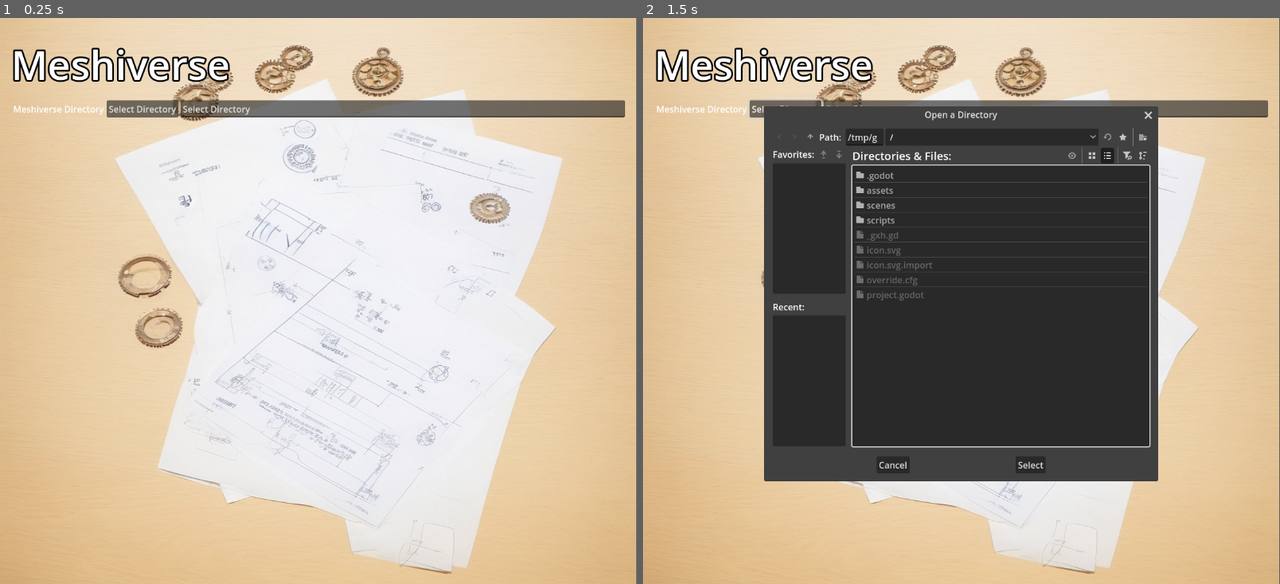
Above: before the commit, frames 1-2 (left to right).
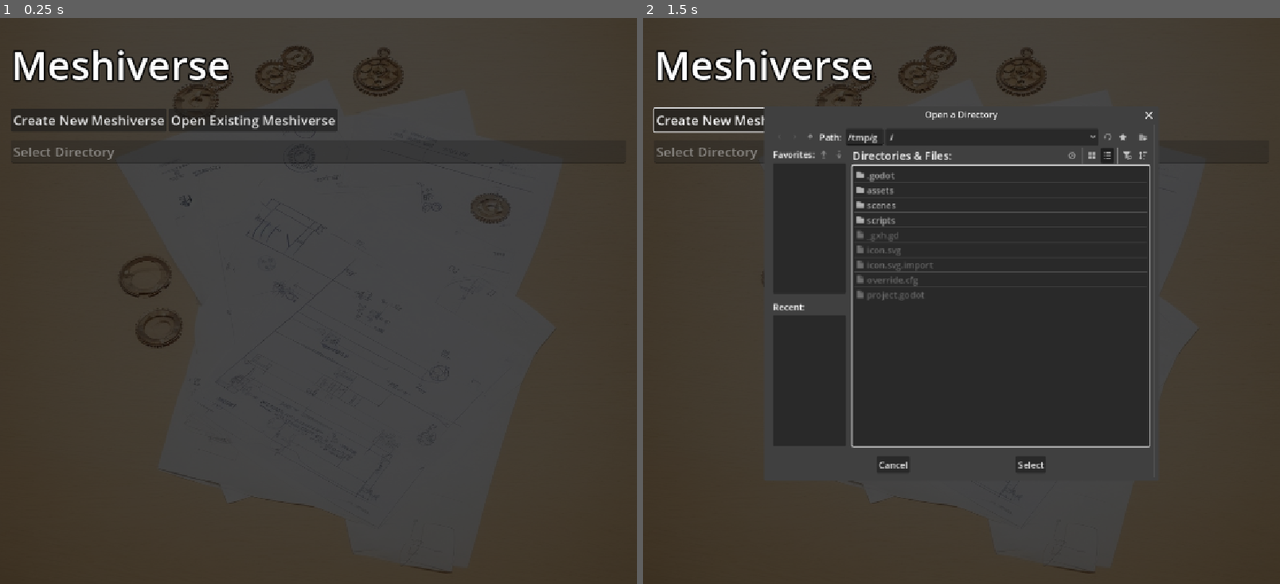
Above: after the commit, the same moments.

Repository: Discordanian/meshiverse
Game: Godot game, scene res://scenes/settings.tscn
Two runs of this game, one before a commit and one after it. Both use one fixed random seed, a clock stepped at 60 frames per second and the inputs below.
Inputs (mouse positions are in pixels of both pictures, inside the frame that each line leads up to):
- Up to frame 1 (0.25 s): no input
- Up to frame 2 (1.5 s): click "Select Directory" (after the commit: "Create New Meshiverse") at 0.5 s; click (897, 119) at 1.25 s, where only the run after the commit has a clickable "Open Existing Meshiverse"
In our replay, the window is 799x711 before the commit and 800x711 after it. These sizes can differ from the game's own. Grey fills any space a smaller window leaves; there, only what the larger window draws over its background counts as a difference.

The runs differ from the first frame. In frame 1, 99% of the frame differs, in the area x 0-100%, y 0-100%; in frame 2, 59%.

Commit message:
New Open Buttons

Diff:
--- a/godot/project.godot
+++ b/godot/project.godot
@@ -18,3 +18,4 @@
 [display]
 
 window/size/viewport_height=1024
+window/stretch/mode="canvas_items"
--- a/godot/scenes/settings.tscn
+++ b/godot/scenes/settings.tscn
@@ -15,7 +15,8 @@
 grow_vertical = 2
 script = ExtResource("1_r6d6q")
 
-[node name="TextureRect" type="TextureRect" parent="."]
+[node name="SettingWallpaper" type="TextureRect" parent="."]
+modulate = Color(0.28668356, 0.2866836, 0.28668356, 1)
 layout_mode = 1
 anchors_preset = 15
 anchor_right = 1.0
@@ -37,7 +38,20 @@
 theme_override_constants/margin_right = 20
 theme_override_constants/margin_bottom = 20
 
-[node name="DirectorySelector" type="FileDialog" parent="MarginContainer"]
+[node name="OpenSelector" type="FileDialog" parent="MarginContainer"]
+oversampling_override = 1.0
+title = "Open a File"
+position = Vector2i(0, 36)
+dialog_hide_on_ok = true
+file_mode = 0
+display_mode = 1
+access = 2
+root_subfolder = "user://"
+filters = PackedStringArray("meshiverse.ini")
+use_native_dialog = true
+folder_creation_enabled = false
+
+[node name="NewSelector" type="FileDialog" parent="MarginContainer"]
 oversampling_override = 1.0
 title = "Open a Directory"
 initial_position = 2
@@ -47,6 +61,7 @@
 file_mode = 2
 display_mode = 1
 access = 2
+root_subfolder = "user://"
 show_hidden_files = true
 use_native_dialog = true
 
@@ -68,24 +83,32 @@
 text = "Meshiverse"
 vertical_alignment = 1
 
+[node name="Seperator2" type="Control" parent="MarginContainer/VBoxContainer"]
+layout_mode = 2
+
 [node name="HBoxContainer" type="HBoxContainer" parent="MarginContainer/VBoxContainer"]
 layout_mode = 2
 
-[node name="Seperator2" type="Control" parent="MarginContainer/VBoxContainer/HBoxContainer"]
+[node name="New" type="Button" parent="MarginContainer/VBoxContainer/HBoxContainer"]
 layout_mode = 2
+size_flags_horizontal = 0
+theme_override_font_sizes/font_size = 24
+text = "Create New Meshiverse"
 
-[node name="MeshiverseDirectory" type="Label" parent="MarginContainer/VBoxContainer/HBoxContainer"]
+[node name="Open" type="Button" parent="MarginContainer/VBoxContainer/HBoxContainer"]
 layout_mode = 2
-text = "Meshiverse Directory"
+size_flags_horizontal = 0
+theme_override_font_sizes/font_size = 24
+text = "Open Existing Meshiverse"
 
-[node name="SelectDirectory" type="Button" parent="MarginContainer/VBoxContainer/HBoxContainer"]
-layout_mode = 2
-text = "Select Directory"
-
-[node name="LineEdit" type="LineEdit" parent="MarginContainer/VBoxContainer/HBoxContainer"]
+[node name="DisplayDirectory" type="LineEdit" parent="MarginContainer/VBoxContainer"]
 layout_mode = 2
 size_flags_horizontal = 3
+theme_override_font_sizes/font_size = 24
 placeholder_text = "Meshiverse Directory Location"
+editable = false
 
-[connection signal="dir_selected" from="MarginContainer/DirectorySelector" to="." method="_on_directory_selector_dir_selected"]
-[connection signal="button_down" from="MarginContainer/VBoxContainer/HBoxContainer/SelectDirectory" to="." method="_on_select_directory_button_down"]
+[connection signal="file_selected" from="MarginContainer/OpenSelector" to="." method="_on_open_selector_file_selected"]
+[connection signal="dir_selected" from="MarginContainer/NewSelector" to="." method="_on_directory_selector_dir_selected"]
+[connection signal="button_down" from="MarginContainer/VBoxContainer/HBoxContainer/New" to="." method="_on_select_directory_button_down"]
+[connection signal="button_down" from="MarginContainer/VBoxContainer/HBoxContainer/Open" to="." method="_on_open_button_down"]
--- a/godot/scripts/settings.gd
+++ b/godot/scripts/settings.gd
@@ -4,12 +4,25 @@
 
 # Read Global Config
 func _ready() -> void:
-	$MarginContainer/VBoxContainer/HBoxContainer/LineEdit.text = verse_dir
+	$MarginContainer/VBoxContainer/DisplayDirectory.text = verse_dir
+	$MarginContainer/OpenSelector.add_filter("meshiverse.ini","Meshiverse settings file")
 
 
 func _on_select_directory_button_down() -> void:
-	$MarginContainer/DirectorySelector.popup()
+	$MarginContainer/NewSelector.popup()
 
 
 func _on_directory_selector_dir_selected(dir: String) -> void:
-	$MarginContainer/VBoxContainer/HBoxContainer/LineEdit.text = dir
+	set_vault_directory(dir)
+
+
+func _on_open_button_down() -> void:
+	$MarginContainer/OpenSelector.popup()
+
+
+func _on_open_selector_file_selected(path: String) -> void:
+	set_vault_directory(path.get_base_dir())
+
+func set_vault_directory(dir: String) -> void:
+	verse_dir = dir
+	$MarginContainer/VBoxContainer/DisplayDirectory.text = dir
Not shown, added: test-vault/meshiverse.ini
